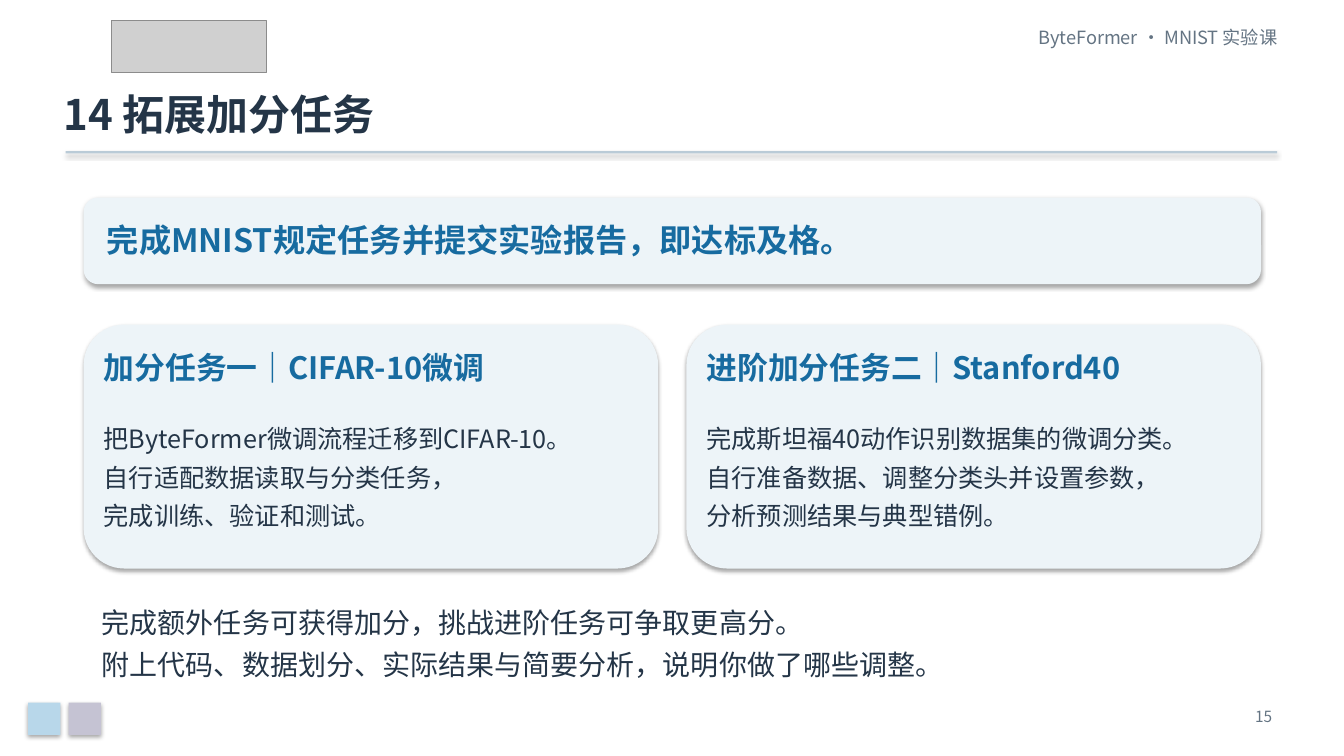
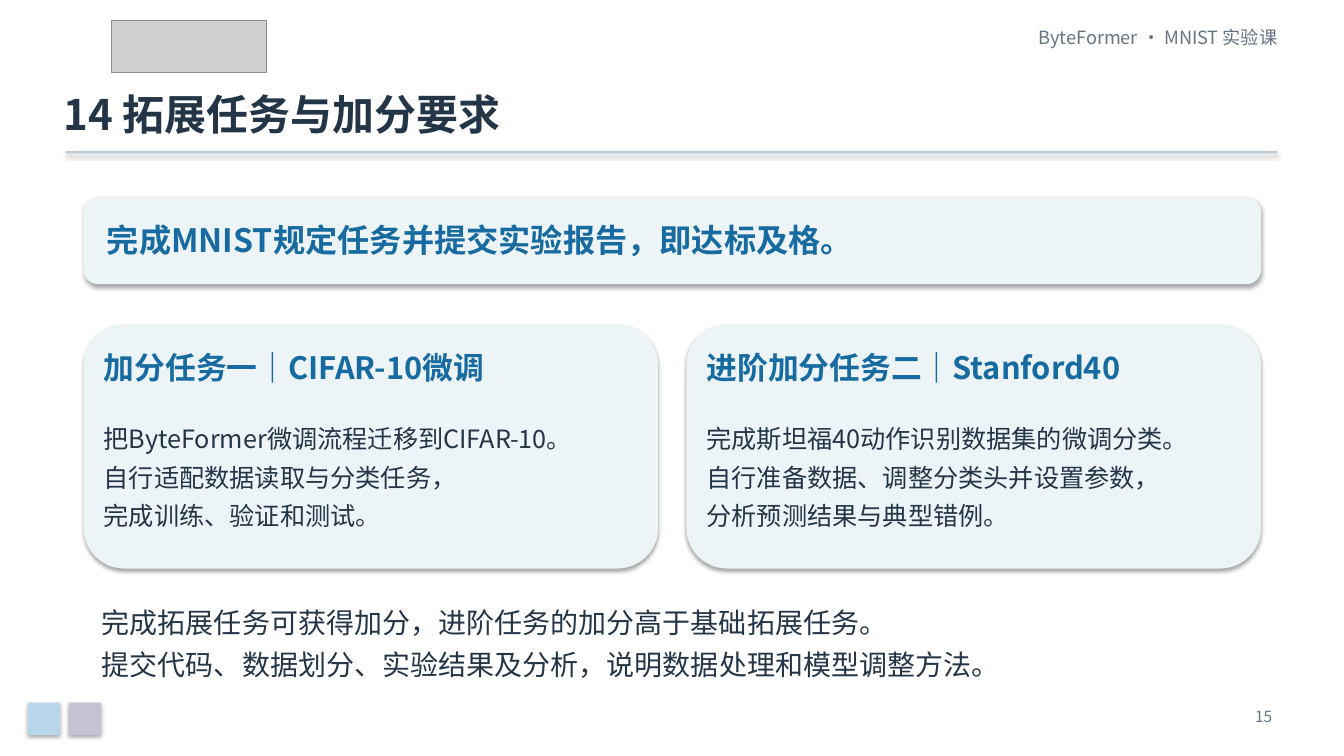
Before and after one commit to Franklin-L/byteformer-mnist-course, a slide deck: slide 15 of docs/ByteFormer_MNIST_零基础实验课.pptx. Drawn at 1344x756 pixels with LibreOffice and Linux fonts; fonts in the diff are those of the drawing; grey boxes stand for pictures. Boxes give left, top, right and bottom in pixels: in the first picture for what was removed or moved away, otherwise in the second. Text is boxed around its words. In the diff, an @@ line names an element or a change of style, - is before the commit and + after.

```diff
--- a/docs/ByteFormer_MNIST_零基础实验课.pptx
+++ b/docs/ByteFormer_MNIST_零基础实验课.pptx
@@ text at (63, 94, 501, 134): text changed @@
-14 拓展加分任务
+14 拓展任务与加分要求
@@ text at (102, 609, 1000, 678): text changed @@
-完成额外任务可获得加分，挑战进阶任务可争取更高分。
-附上代码、数据划分、实际结果与简要分析，说明你做了哪些调整。
+完成拓展任务可获得加分，进阶任务的加分高于基础拓展任务。
+提交代码、数据划分、实验结果及分析，说明数据处理和模型调整方法。
```
Also in this commit, not shown: 12 other slides changed, 2 other files.
